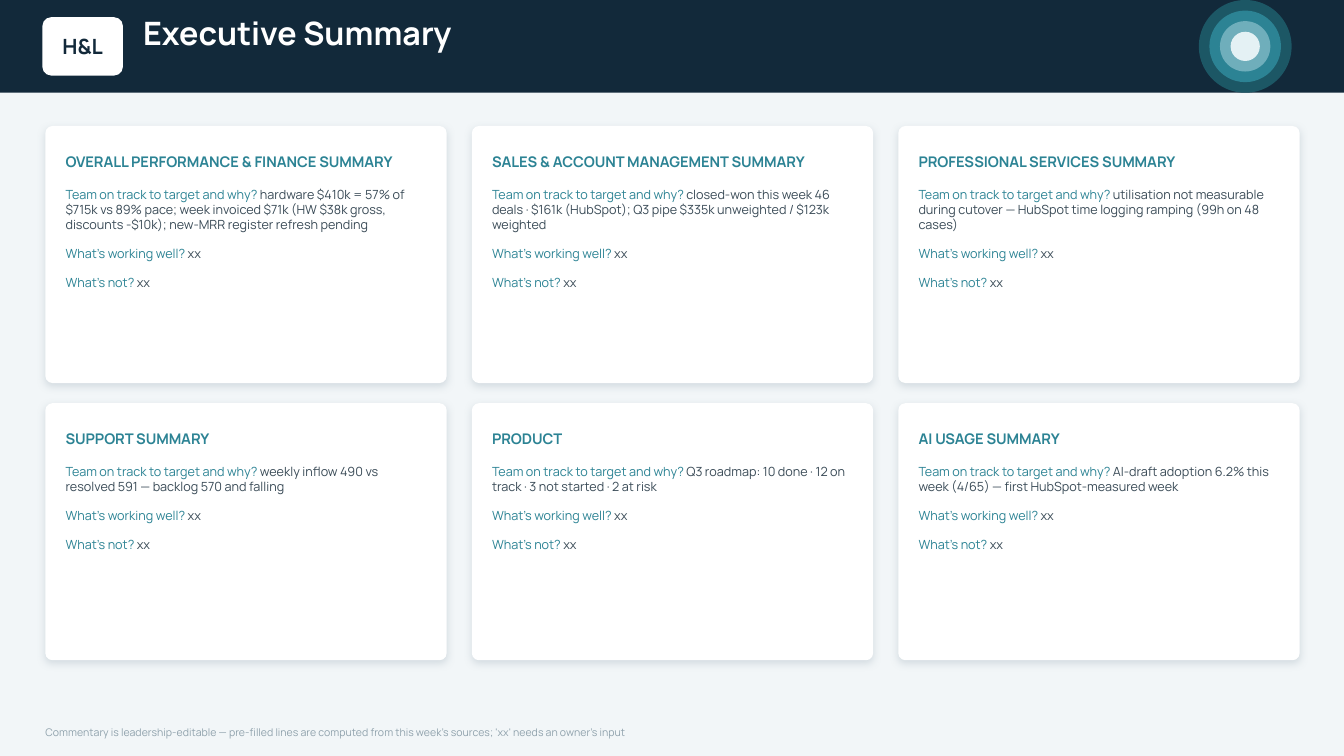
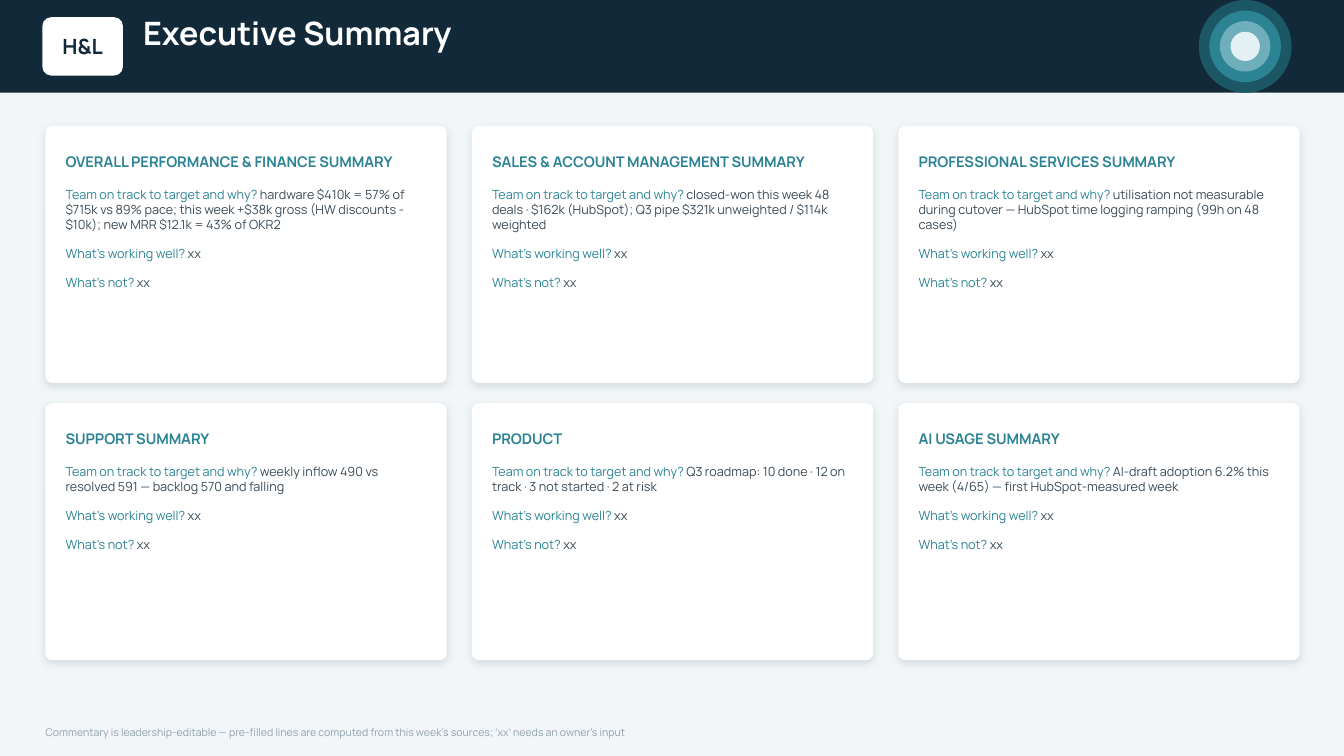
Before and after one commit to ihorner-hl/leadership-reporting, a slide deck: slide 4 of exec-deck/output/H&L Weekly Update - WC 14 Sep 2026.pptx. Drawn at 1344x756 pixels with LibreOffice and Linux fonts; fonts in the diff are those of the drawing. Boxes give left, top, right and bottom in pixels: in the first picture for what was removed or moved away, otherwise in the second. Text is boxed around its words. In the diff, an @@ line names an element or a change of style, - is before the commit and + after.

```diff
--- a/exec-deck/output/H&L Weekly Update - WC 14 Sep 2026.pptx
+++ b/exec-deck/output/H&L Weekly Update - WC 14 Sep 2026.pptx
@@ text at bbox=[66, 188, 405, 231]: text changed @@
-Team on track to target and why? hardware $410k = 57% of $715k vs 89% pace; week invoiced $71k (HW $38k gross, discounts -$10k); new-MRR register refresh pending
+Team on track to target and why? hardware $410k = 57% of $715k vs 89% pace; this week +$38k gross (HW discounts -$10k); new MRR $12.1k = 43% of OKR2
@@ text at bbox=[492, 189, 830, 232]: text changed @@
-Team on track to target and why? closed-won this week 46 deals · $161k (HubSpot); Q3 pipe $335k unweighted / $123k weighted
+Team on track to target and why? closed-won this week 48 deals · $162k (HubSpot); Q3 pipe $321k unweighted / $114k weighted
```
Also in this commit, not shown: 7 other slides changed, 1 slide removed, 3 other files.
